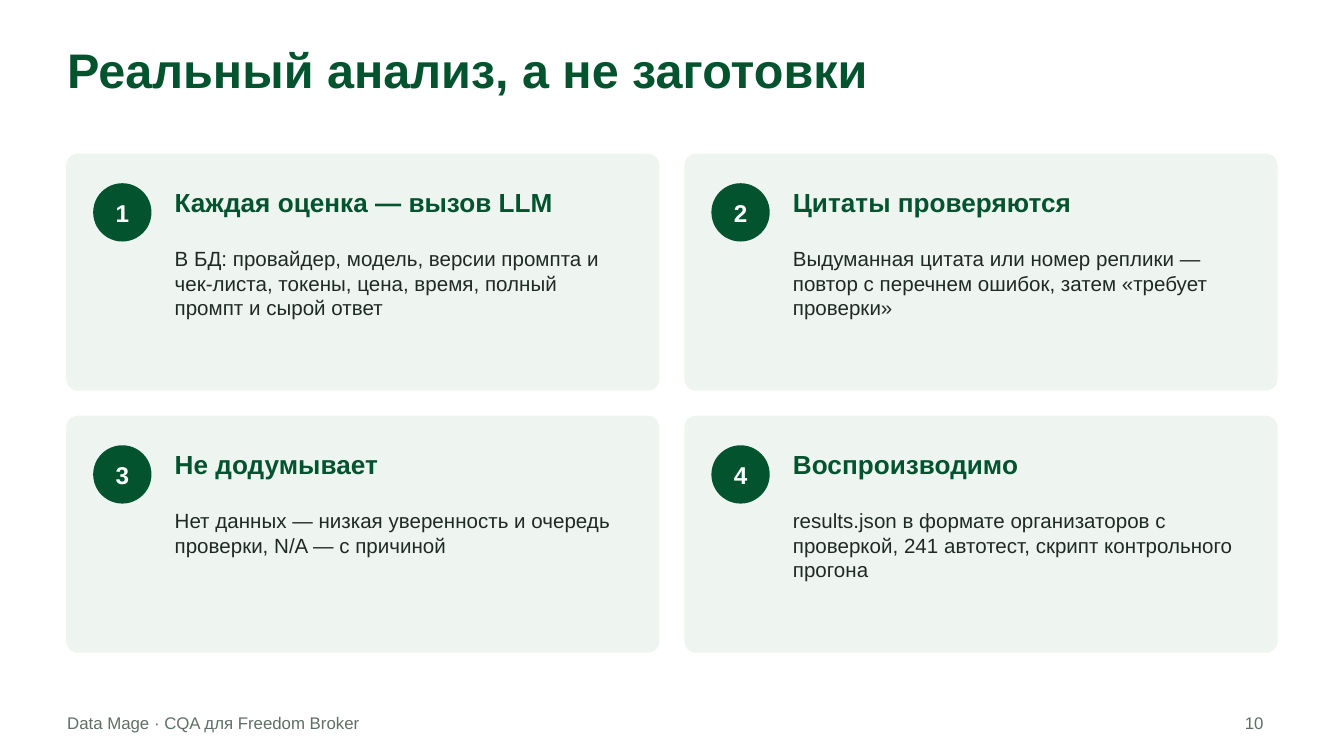
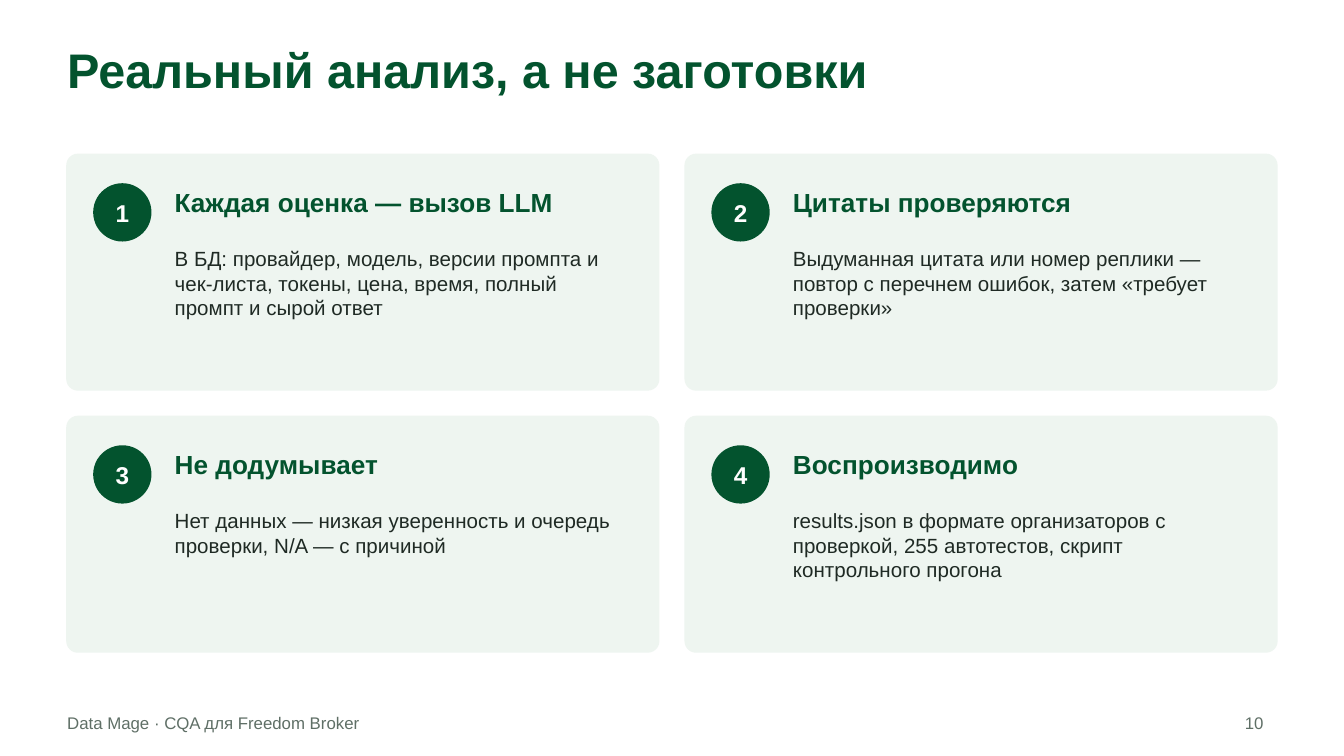
Before and after one commit to Adilm8/Freedom-DataChallenge26, a slide deck: slide 10 of docs/presentation/CQA-Data-Mage.pptx. Drawn at 1344x756 pixels with LibreOffice and Linux fonts; fonts in the diff are those of the drawing. Boxes give left, top, right and bottom in pixels: in the first picture for what was removed or moved away, otherwise in the second. Text is boxed around its words. In the diff, an @@ line names an element or a change of style, - is before the commit and + after.

```diff
--- a/docs/presentation/CQA-Data-Mage.pptx
+++ b/docs/presentation/CQA-Data-Mage.pptx
@@ text at [793, 513, 1165, 582]: text changed @@
-results.json в формате организаторов с проверкой, 241 автотест, скрипт контрольного прогона
+results.json в формате организаторов с проверкой, 255 автотестов, скрипт контрольного прогона
```
Also in this commit, not shown: 1 other slide changed, 1 other file.
